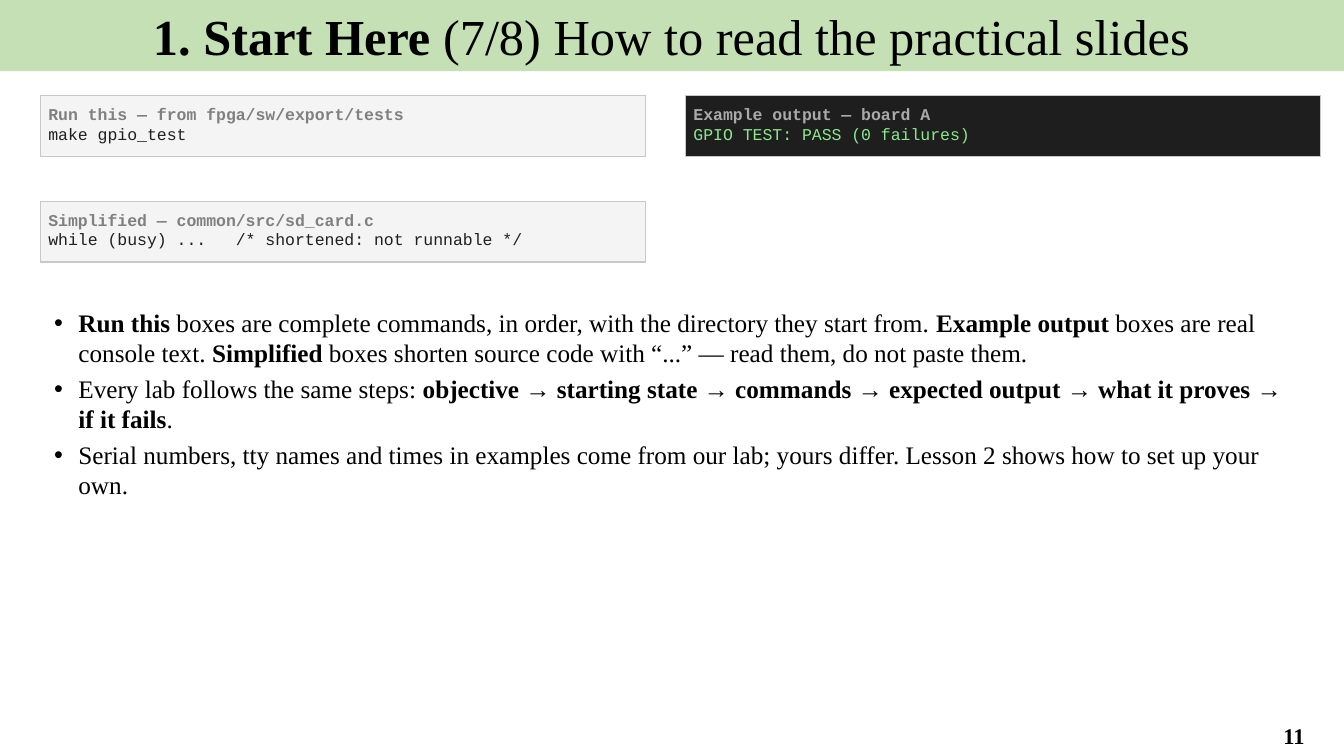
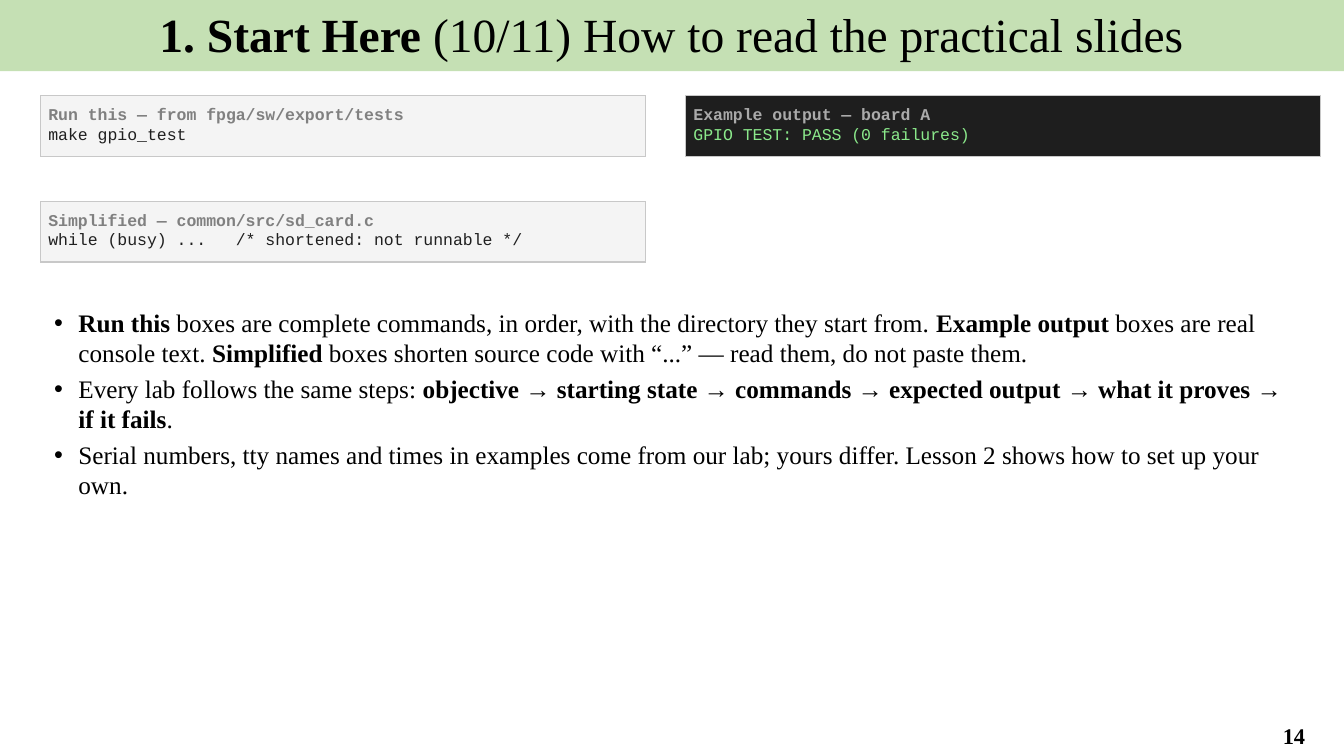
Before and after one commit to Khaiduy/chipyard-edhoc, a slide deck: slide 14 of fpga/sw/export/docs/slides/01_EDHOC_SoC_on_Arty_A7-100T.pptx (slide 11 before the commit). Drawn at 1344x756 pixels with LibreOffice and Linux fonts; fonts in the diff are those of the drawing. Boxes give left, top, right and bottom in pixels: in the first picture for what was removed or moved away, otherwise in the second. Text is boxed around its words. In the diff, an @@ line names an element or a change of style, - is before the commit and + after.

```diff
--- a/fpga/sw/export/docs/slides/01_EDHOC_SoC_on_Arty_A7-100T.pptx
+++ b/fpga/sw/export/docs/slides/01_EDHOC_SoC_on_Arty_A7-100T.pptx
@@ text in rectangle at bbox=[159, 19, 1183, 62]: text changed; size 36 to 34 pt @@
-1. Start Here (7/8) How to read the practical slides
+1. Start Here (10/11) How to read the practical slides
@@ page number at bbox=[1283, 729, 1305, 744]: text changed @@
-11
+14
```
Also in this commit, not shown: 10 other slides changed, 3 slides added, 7 other files.
